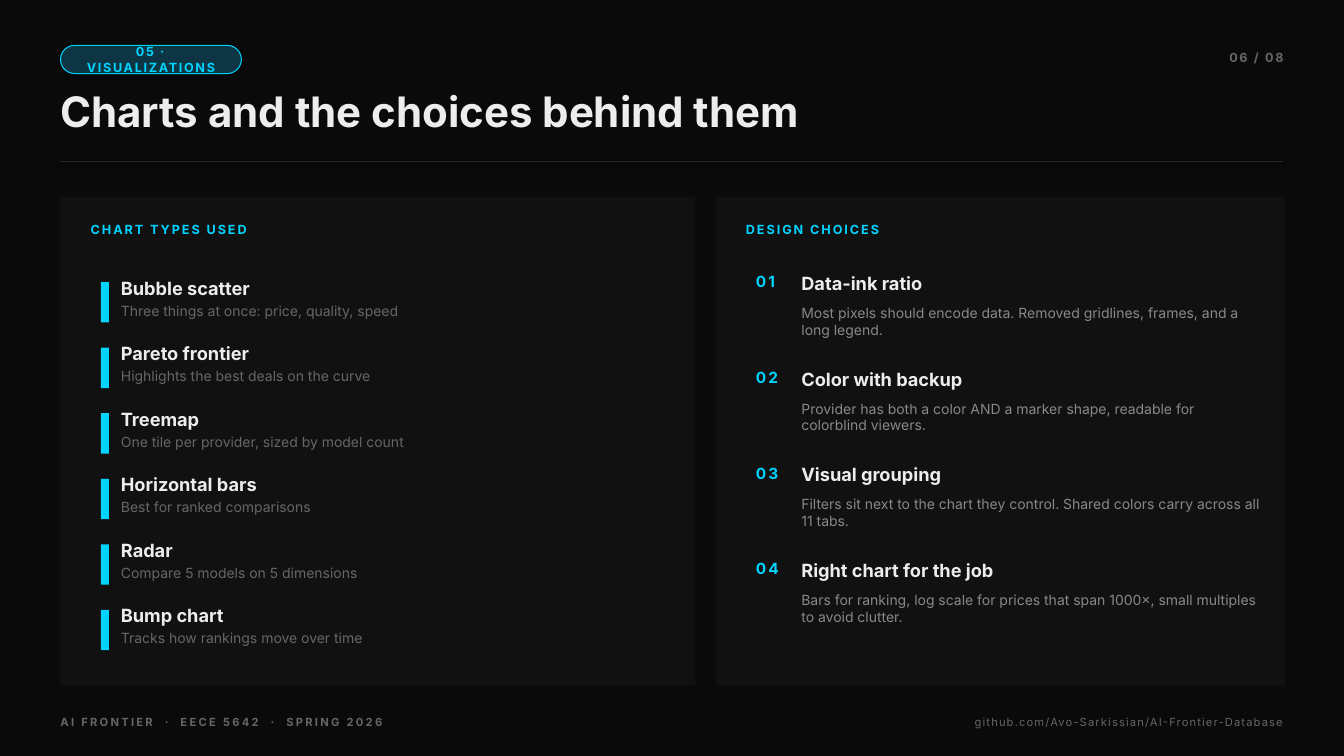
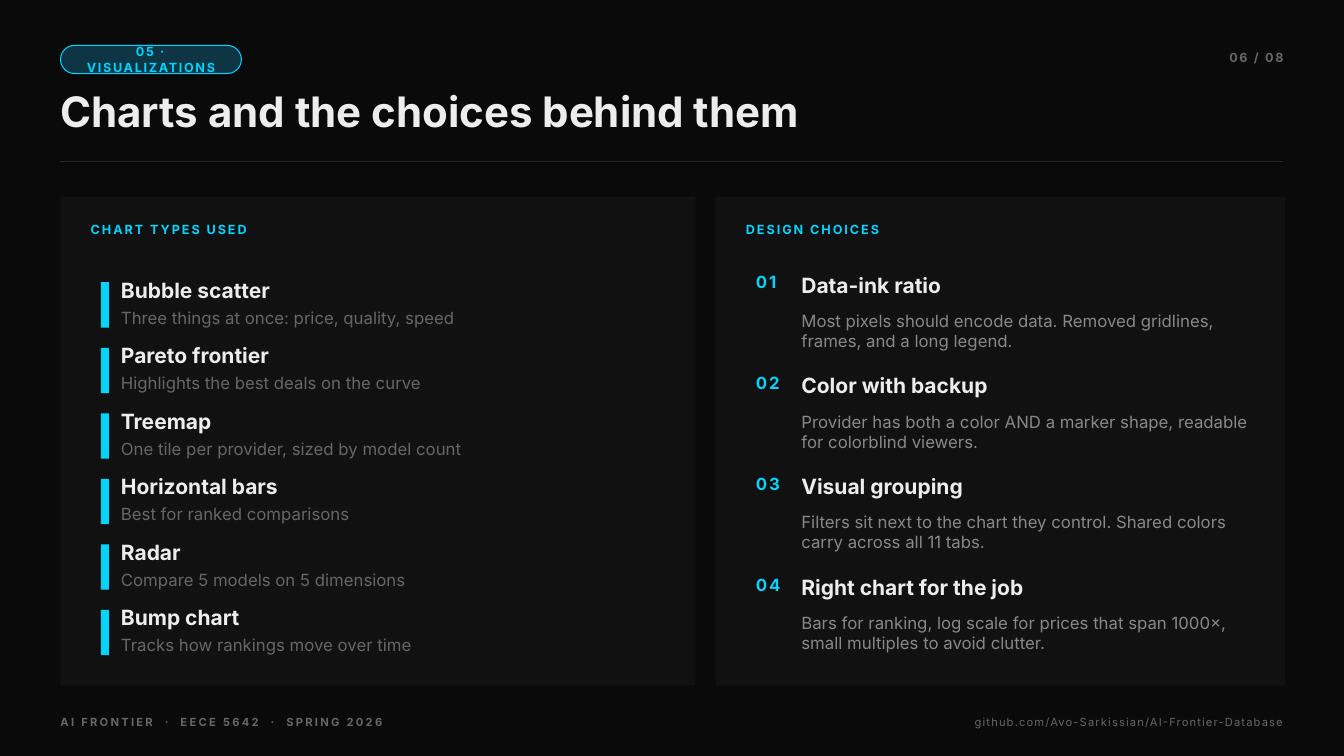
Before and after one commit to Avo-Sarkissian/AI-Frontier-Database, a slide deck: slide 6 of AI_Frontier_Presentation.pptx. Drawn at 1344x756 pixels with LibreOffice and Linux fonts; fonts in the diff are those of the drawing. Boxes give left, top, right and bottom in pixels: in the first picture for what was removed or moved away, otherwise in the second. Text is boxed around its words. In the diff, an @@ line names an element or a change of style, - is before the commit and + after.

```diff
--- a/AI_Frontier_Presentation.pptx
+++ b/AI_Frontier_Presentation.pptx
@@ rectangle: place and size @@
-rectangle at [101, 282, 109, 323]
+rectangle at [101, 282, 109, 328]
@@ text "Most pixels should encode data. ...": place and size @@
-text "Most pixels should encode data. ..." at [801, 307, 1238, 338]
+text "Most pixels should encode data. ..." at [801, 314, 1214, 351]
@@ rectangle: place and size @@
-rectangle at [101, 348, 109, 388]
+rectangle at [101, 348, 109, 393]
@@ rectangle: place and size @@
-rectangle at [101, 413, 109, 454]
+rectangle at [101, 413, 109, 459]
@@ 3 texts: place and size @@
-3 texts at [756, 403, 1194, 485]
+3 texts at [756, 415, 1247, 499]
@@ rectangle: place and size @@
-rectangle at [101, 479, 109, 519]
+rectangle at [101, 479, 109, 524]
@@ 3 texts: place and size @@
-3 texts at [756, 498, 1260, 581]
+3 texts at [756, 515, 1226, 600]
@@ rectangle: place and size @@
-rectangle at [101, 544, 109, 585]
+rectangle at [101, 544, 109, 590]
@@ size 11 to 12 pt in 4 elements at [756, 275, 776, 288], [756, 376, 780, 389], [756, 477, 780, 490], [756, 578, 781, 591] @@
@@ size 13 to 15 pt in 10 elements at [801, 277, 941, 293], [121, 544, 181, 560], [121, 609, 239, 630], [121, 282, 269, 298], [121, 347, 269, 363], [121, 413, 211, 434], [121, 478, 278, 495], [801, 377, 987, 398], [801, 478, 962, 499], [801, 579, 1023, 600] @@
@@ rectangle: place and size @@
-rectangle at [101, 610, 109, 650]
+rectangle at [101, 610, 109, 655]
@@ size 10 to 12 pt in 10 elements at [121, 638, 411, 655], [121, 311, 454, 328], [121, 376, 421, 393], [121, 442, 461, 458], [121, 507, 349, 523], [121, 573, 405, 589], [801, 314, 1214, 351], [801, 415, 1247, 448], [801, 515, 1226, 552], [801, 616, 1226, 653] @@
@@ text "Bars for ranking, log scale ...": place and size @@
-text "Bars for ranking, log scale ..." at [801, 594, 1256, 622]
+text "Bars for ranking, log scale ..." at [801, 616, 1226, 653]
```
Also in this commit, not shown: 3 other slides changed, 1 other file.
